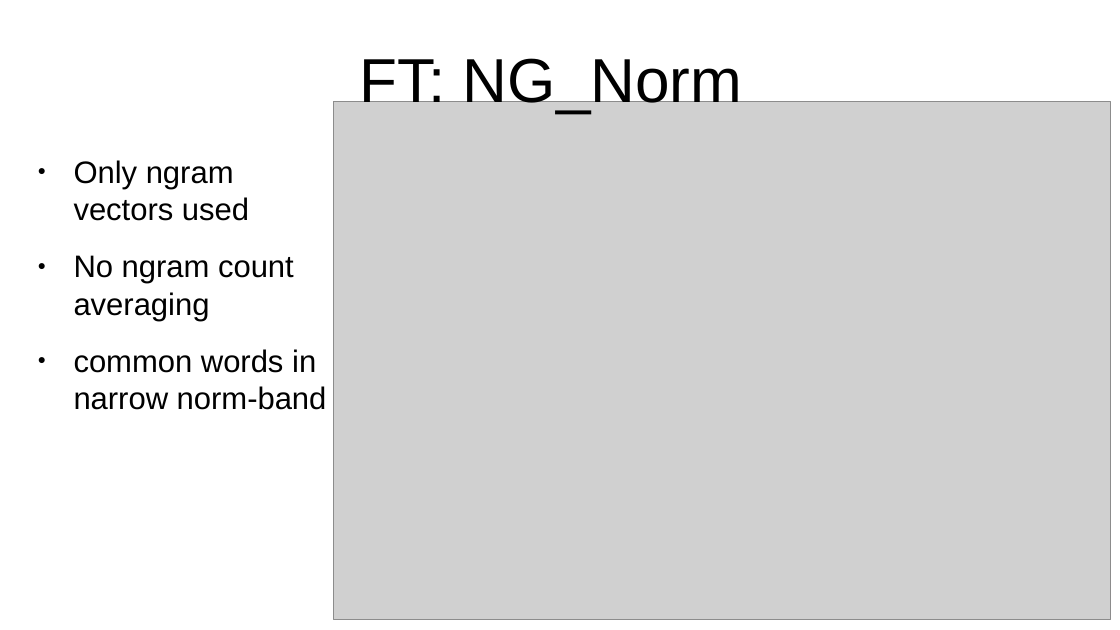
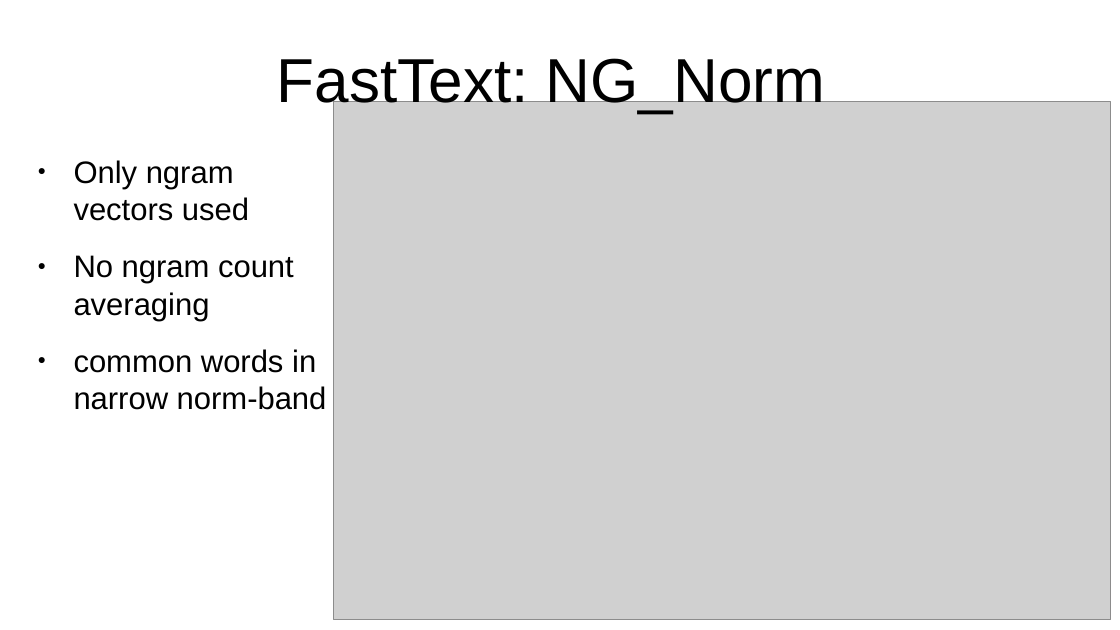
Before and after one commit to vackosar/fasttext-vector-norms-and-oov-words, a slide deck: slide 9 of presentation.odp (slide 8 before the commit). Drawn at 1120x630 pixels with LibreOffice and Linux fonts; fonts in the diff are those of the drawing; grey boxes stand for pictures. Boxes give left, top, right and bottom in pixels: in the first picture for what was removed or moved away, otherwise in the second. Text is boxed around its words. In the diff, an @@ line names an element or a change of style, - is before the commit and + after.

```diff
--- a/presentation.odp
+++ b/presentation.odp
@@ title at bbox=[277, 58, 825, 113]: text changed @@
-FT: NG_Norm
+FastText: NG_Norm
```
Also in this commit, not shown: 4 other slides changed, 3 slides added, 1 other file.
